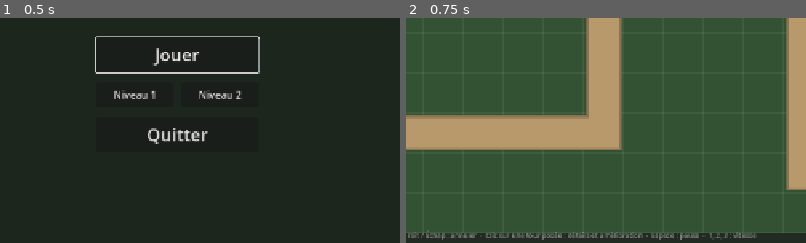
Above: before the commit, frames 1-2 (left to right).
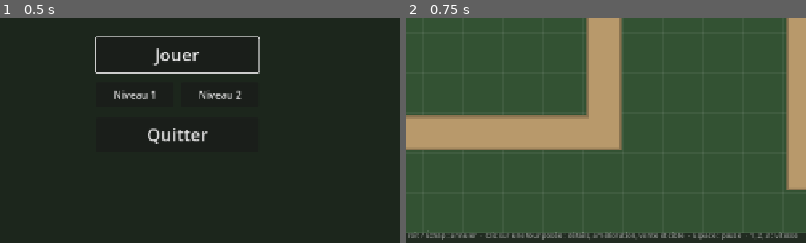
Above: after the commit, the same moments.

Repository: sam-fishermonger/TowerTS
Game: Godot game, scene res://scenes/ui/title_screen.tscn
Two runs of this game, one before a commit and one after it. Both use one fixed random seed, a clock stepped at 60 frames per second and the inputs below.
Inputs:
- Up to frame 1 (0.5 s): no input
- Up to frame 2 (0.75 s): click "Jouer" at 0.5 s
The pictures show only the part of the screen within x 28-78%, y 50-100%; the shares and areas given below are measured in that part.

Frame 1 is identical in both runs. In frame 2, 0.7% of the frame differs, in the area x 45-98%, y 95-99%.

Commit message:
Vendre les tours et choisir leur cible
La fiche d'une tour posée propose Vendre (70 % du prix payé, améliorations
comprises) et un bouton Cible : Premier, Dernier, Le plus fort ou Le plus proche.

Co-Authored-By: Claude Opus 5.5 (1M context) <noreply@anthropic.com>
Claude-Session: https://claude.ai/code/session_01LCUkbj6wNwvmsja1cRfizV

Diff:
--- a/scenes/ui/hud.tscn
+++ b/scenes/ui/hud.tscn
@@ -90,7 +90,7 @@
 grow_vertical = 0
 theme_override_colors/font_color = Color(1, 1, 1, 0.5)
 theme_override_font_sizes/font_size = 11
-text = "Clic gauche : poser la tour  ·  Maj + clic : en poser plusieurs  ·  Clic droit / Échap : annuler  ·  Clic sur une tour posée : détails et amélioration  ·  Espace : pause  ·  1, 2, 3 : vitesse"
+text = "Clic gauche : poser la tour  ·  Maj + clic : en poser plusieurs  ·  Clic droit / Échap : annuler  ·  Clic sur une tour posée : détails, amélioration, vente et cible  ·  Espace : pause  ·  1, 2, 3 : vitesse"
 
 [node name="SpeedBar" type="PanelContainer" parent="."]
 anchors_preset = 3
--- a/scenes/ui/tower_info_panel.tscn
+++ b/scenes/ui/tower_info_panel.tscn
@@ -85,9 +85,33 @@
 layout_mode = 2
 text = "Prix : 0 or"
 
-[node name="UpgradeButton" type="Button" parent="Margin/Column"]
+[node name="TargetButton" type="Button" parent="Margin/Column"]
+unique_name_in_owner = true
+custom_minimum_size = Vector2(0, 32)
+layout_mode = 2
+focus_mode = 0
+tooltip_text = "Changer l'ennemi visé en priorité"
+text = "Cible : Premier"
+
+[node name="Actions" type="HBoxContainer" parent="Margin/Column"]
+unique_name_in_owner = true
+layout_mode = 2
+theme_override_constants/separation = 8
+
+[node name="UpgradeButton" type="Button" parent="Margin/Column/Actions"]
 unique_name_in_owner = true
 custom_minimum_size = Vector2(0, 38)
 layout_mode = 2
+size_flags_horizontal = 3
+size_flags_stretch_ratio = 1.6
 focus_mode = 0
 text = "Améliorer"
+
+[node name="SellButton" type="Button" parent="Margin/Column/Actions"]
+unique_name_in_owner = true
+custom_minimum_size = Vector2(0, 38)
+layout_mode = 2
+size_flags_horizontal = 3
+focus_mode = 0
+tooltip_text = "Revendre la tour"
+text = "Vendre"
--- a/scripts/levels/level.gd
+++ b/scripts/levels/level.gd
@@ -57,6 +57,7 @@
 	hud.tower_selected.connect(select_tower)
 	hud.next_wave_requested.connect(start_next_wave)
 	hud.upgrade_requested.connect(upgrade_tower)
+	hud.sell_requested.connect(sell_tower)
 	hud.tower_details_closed.connect(inspect_tower.bind(null))
 	hud.restart_requested.connect(_on_restart_requested)
 	hud.next_level_requested.connect(_on_next_level_requested)
@@ -97,6 +98,7 @@
 	tower.projectile_container = projectiles
 	towers.add_child(tower)
 	tower.global_position = map.cell_to_world(cell)
+	tower.cell = cell
 	map.occupy(cell, tower)
 	gold -= data.cost
 	return tower
@@ -113,6 +115,21 @@
 		return false
 	gold -= tower.get_upgrade_cost()
 	return tower.upgrade()
+
+
+## Vend la tour : elle quitte la carte et rend une partie de son prix.
+## Renvoie l'or rendu (0 si la vente est impossible).
+func sell_tower(tower: Tower) -> int:
+	if not is_instance_valid(tower) or not tower.is_alive or is_over:
+		return 0
+	var value := tower.get_sell_value()
+	if placer.inspected_tower == tower:
+		inspect_tower(null)
+	map.release(tower.cell)
+	_show_floating_text("+%d" % value, GOLD_TEXT_COLOR, tower.global_position, 16)
+	tower.despawn()
+	gold += value
+	return value
 
 
 ## Ouvre la fiche d'une tour posée (null = la fermer).
--- a/scripts/towers/pulse_tower.gd
+++ b/scripts/towers/pulse_tower.gd
@@ -13,6 +13,10 @@
 	if _pulse_time_left > 0.0:
 		_pulse_time_left = maxf(_pulse_time_left - delta, 0.0)
 		queue_redraw()
+
+
+func uses_target_mode() -> bool:
+	return false
 
 
 func _attack(_enemy: Enemy) -> void:
--- a/scripts/towers/tower.gd
+++ b/scripts/towers/tower.gd
@@ -6,6 +6,12 @@
 ## avec les améliorations achetées appliquées.
 
 const SIZE := 44.0
+## Part de ce que la tour a coûté (pose et améliorations) rendue à la vente.
+const SELL_RATIO := 0.7
+
+## Ennemi visé en priorité parmi ceux à portée.
+enum TargetMode { FIRST, LAST, STRONGEST, CLOSEST }
+const TARGET_MODE_NAMES: Array[String] = ["Premier", "Dernier", "Le plus fort", "Le plus proche"]
 
 ## Émis quand la tour monte de niveau.
 signal upgraded(tower: Tower)
@@ -15,6 +21,9 @@
 var level := 1
 ## Statistiques effectives au niveau actuel.
 var stats: TowerData
+## Case de la carte occupée par la tour.
+var cell := Vector2i.ZERO
+var target_mode := TargetMode.FIRST
 
 ## Nœud qui reçoit ce que la tour crée en jeu (projectiles, effets). Par défaut, son parent.
 var projectile_container: Node
@@ -58,6 +67,35 @@
 	return data.get_upgrade_cost(level)
 
 
+## Total payé pour la tour : sa pose et les améliorations achetées.
+func get_total_cost() -> int:
+	var total := data.cost
+	for i in level - 1:
+		total += data.get_upgrade_cost(i + 1)
+	return total
+
+
+## Or rendu si la tour est vendue.
+func get_sell_value() -> int:
+	return roundi(get_total_cost() * SELL_RATIO)
+
+
+## false pour les tours qui frappent tout ce qui est à portée (le choix de cible ne sert à rien).
+func uses_target_mode() -> bool:
+	return true
+
+
+func set_target_mode(mode: TargetMode) -> void:
+	target_mode = mode
+	# La nouvelle règle s'applique tout de suite, sans attendre la fin de la cible actuelle.
+	_target = null
+
+
+## Passe à la règle de ciblage suivante (dans l'ordre de TargetMode).
+func cycle_target_mode() -> void:
+	set_target_mode(((target_mode + 1) % TargetMode.size()) as TargetMode)
+
+
 ## Passe au niveau suivant (sans payer : c'est le rôle du niveau de jeu).
 ## Renvoie false si la tour est déjà au niveau maximal.
 func upgrade() -> bool:
@@ -70,13 +108,31 @@
 	return true
 
 
-## Ennemi à portée le plus proche de la base, ou null.
+## Ennemi à portée qui correspond le mieux à la règle de ciblage, ou null.
+## La cible est gardée tant qu'elle reste à portée.
 func find_target() -> Enemy:
 	var best: Enemy = null
+	var best_score := -INF
 	for enemy in Enemy.get_alive_in_radius(get_tree(), global_position, stats.attack_range):
-		if best == null or enemy.distance_to_end() < best.distance_to_end():
+		var score := _target_score(enemy)
+		if score > best_score:
 			best = enemy
+			best_score = score
 	return best
+
+
+## Plus le score est grand, plus l'ennemi est prioritaire.
+func _target_score(enemy: Enemy) -> float:
+	match target_mode:
+		TargetMode.LAST:
+			return enemy.distance_to_end()
+		TargetMode.STRONGEST:
+			# À vie égale, le plus avancé d'abord.
+			return enemy.health.health * 100000.0 - enemy.distance_to_end()
+		TargetMode.CLOSEST:
+			return -global_position.distance_squared_to(enemy.global_position)
+		_:
+			return -enemy.distance_to_end()
 
 
 ## Attaque la cible. À redéfinir dans les sous-classes.
--- a/scripts/ui/hud.gd
+++ b/scripts/ui/hud.gd
@@ -10,6 +10,8 @@
 signal menu_requested
 ## Émis quand le joueur demande l'amélioration de la tour affichée en détail.
 signal upgrade_requested(tower: Tower)
+## Émis quand le joueur demande la vente de la tour affichée en détail.
+signal sell_requested(tower: Tower)
 ## Émis quand le joueur ferme la fiche de la tour posée.
 signal tower_details_closed
 ## Émis quand le joueur met le jeu en pause ou le relance (bouton ou Espace).
@@ -56,6 +58,7 @@
 	%NextLevelButton.pressed.connect(next_level_requested.emit)
 	%MenuButton.pressed.connect(menu_requested.emit)
 	tower_details.upgrade_requested.connect(upgrade_requested.emit)
+	tower_details.sell_requested.connect(sell_requested.emit)
 	tower_details.close_requested.connect(tower_details_closed.emit)
 	pause_button.pressed.connect(pause_toggled.emit)
 	lives_label.add_theme_color_override("font_color", LIVES_COLOR)
--- a/scripts/ui/tower_info_panel.gd
+++ b/scripts/ui/tower_info_panel.gd
@@ -3,9 +3,10 @@
 ## Fiche détaillée d'une tour. Deux usages :
 ## - aperçu d'un type de tour (survol de la barre d'achat) : statistiques et prix ;
 ## - tour posée sur la carte : niveau, gains de la prochaine amélioration,
-##   bouton Améliorer et bouton de fermeture.
+##   choix de la cible, boutons Améliorer, Vendre et fermeture.
 
 signal upgrade_requested(tower: Tower)
+signal sell_requested(tower: Tower)
 signal close_requested
 
 ## Écart entre la fiche et ce qu'elle décrit, et marge avec les bords de l'écran.
@@ -34,7 +35,10 @@
 @onready var description_label: Label = %DescriptionLabel
 @onready var stats_grid: GridContainer = %StatsGrid
 @onready var footer_label: Label = %FooterLabel
+@onready var target_button: Button = %TargetButton
+@onready var actions: HBoxContainer = %Actions
 @onready var upgrade_button: Button = %UpgradeButton
+@onready var sell_button: Button = %SellButton
 
 
 func _ready() -> void:
@@ -43,6 +47,8 @@
 	add_theme_stylebox_override("panel", get_theme_stylebox("panel").duplicate())
 	close_button.pressed.connect(close_requested.emit)
 	upgrade_button.pressed.connect(func() -> void: upgrade_requested.emit(tower))
+	sell_button.pressed.connect(func() -> void: sell_requested.emit(tower))
+	target_button.pressed.connect(_on_target_button_pressed)
 	resized.connect(_reposition)
 
 
@@ -90,6 +96,11 @@
 
 
 func _on_tower_upgraded(_tower: Tower) -> void:
+	_refresh()
+
+
+func _on_target_button_pressed() -> void:
+	tower.cycle_target_mode()
 	_refresh()
 
 
@@ -119,8 +130,11 @@
 		level_label.text = "Niv. %d / %d" % [level, data.get_max_level()]
 		level_label.visible = true
 		footer_label.visible = false
-		upgrade_button.visible = true
+		actions.visible = true
 		_refresh_upgrade_button()
+		sell_button.text = "Vendre  ·  %d or" % tower.get_sell_value()
+		target_button.visible = tower.uses_target_mode()
+		target_button.text = "Cible : %s" % Tower.TARGET_MODE_NAMES[tower.target_mode]
 	else:
 		level_label.visible = false
 		var footer := "Prix : %d or" % data.cost
@@ -130,7 +144,8 @@
 		footer_label.add_theme_color_override("font_color",
 			PRICE_COLOR if _gold >= data.cost else TOO_EXPENSIVE_COLOR)
 		footer_label.visible = true
-		upgrade_button.visible = false
+		actions.visible = false
+		target_button.visible = false
 
 	visible = true
 	# La taille dépend du contenu : on la recalcule (aussi à l'image suivante, une fois
--- a/tests/run_tests.gd
+++ b/tests/run_tests.gd
@@ -34,6 +34,8 @@
 	await _test_tower_upgrade_stats()
 	await _test_tower_upgrade_in_level()
 	await _test_tower_info_panels()
+	await _test_sell_tower()
+	await _test_target_modes()
 	await _test_level_02_map()
 	await _test_level_02_uses_both_paths()
 	await _test_enemy_slow_and_armor()
@@ -264,7 +266,8 @@
 	var shop := hud.shop_info
 	_check(shop.visible and shop.name_label.text == "Canon", "survol d'un bouton d'achat : fiche de la tour")
 	_check(shop.footer_label.text.begins_with("Prix : 50 or"), "la fiche indique le prix")
-	_check(not shop.upgrade_button.visible and not shop.close_button.visible, "pas de boutons sur l'aperçu")
+	_check(not shop.upgrade_button.is_visible_in_tree() and not shop.sell_button.is_visible_in_tree() \
+		and not shop.target_button.visible and not shop.close_button.visible, "pas de boutons sur l'aperçu")
 	_check(shop.stats_grid.get_child_count() == 4 * 3, "4 statistiques pour le canon")
 	_check(shop.position.y >= button.get_global_rect().end.y, "la fiche s'ouvre sous le bouton")
 	button.mouse_exited.emit()
@@ -312,6 +315,65 @@
 	await _click(level, tower.global_position)
 	level.select_tower(GATLING)
 	_check(not details.visible, "choisir une tour à poser ferme la fiche")
+	await _free(level)
+
+
+func _test_sell_tower() -> void:
+	print("Vente des tours")
+	var level := await _spawn_level(LEVEL_01)
+	level.gold = 1000
+	var cell := Vector2i(2, 4)
+	var tower := level.place_tower(cell, CANNON)
+	_check(tower.get_sell_value() == 35, "une tour neuve se revend 70 %% de son prix (35 or)")
+	level.upgrade_tower(tower)
+	_check(tower.get_total_cost() == 90 and tower.get_sell_value() == 63, "les améliorations comptent dans la revente")
+	await _click(level, tower.global_position)
+	var details := level.hud.tower_details
+	_check(details.sell_button.visible and details.sell_button.text.ends_with("63 or"), "le bouton Vendre indique le prix")
+	var gold_before := level.gold
+	details.sell_button.pressed.emit()
+	_check(level.gold == gold_before + 63, "la vente rend l'or")
+	_check(not tower.is_alive and level.map.get_occupant(cell) == null, "la tour quitte la carte")
+	_check(not details.visible and level.placer.inspected_tower == null, "la fiche se ferme")
+	_check(level.map.is_cell_buildable(cell), "la case est de nouveau libre")
+	_check(level.sell_tower(tower) == 0 and level.gold == gold_before + 63, "une tour ne se vend qu'une fois")
+	await process_frame
+	_check(level.place_tower(cell, GATLING) != null, "on peut reconstruire sur la case")
+	await _free(level)
+
+
+func _test_target_modes() -> void:
+	print("Choix de la cible")
+	var level := await _spawn_level(LEVEL_01)
+	level.gold = 1000
+	var tower := level.place_tower(Vector2i(2, 4), SNIPER)
+	var tough: EnemyData = SLIME.duplicate()
+	tough.max_health = 500.0
+	# Trois ennemis immobiles à portée : en tête, en queue, et le plus résistant au milieu.
+	var ahead := _add_still_enemy(level, SLIME, 0, 260.0)
+	var strong := _add_still_enemy(level, tough, 0, 200.0)
+	var behind := _add_still_enemy(level, SLIME, 0, 120.0)
+	_check(tower.target_mode == Tower.TargetMode.FIRST and tower.find_target() == ahead,
+		"par défaut, la tour vise l'ennemi le plus avancé")
+	tower.set_target_mode(Tower.TargetMode.LAST)
+	_check(tower.find_target() == behind, "Dernier : l'ennemi le moins avancé")
+	tower.set_target_mode(Tower.TargetMode.STRONGEST)
+	_check(tower.find_target() == strong, "Le plus fort : l'ennemi qui a le plus de vie")
+	tower.set_target_mode(Tower.TargetMode.CLOSEST)
+	var closest: Enemy = [ahead, strong, behind].reduce(func(a: Enemy, b: Enemy) -> Enemy:
+		return a if tower.global_position.distance_to(a.global_position) <= tower.global_position.distance_to(b.global_position) else b)
+	_check(tower.find_target() == closest, "Le plus proche : l'ennemi le plus près de la tour")
+
+	await _click(level, tower.global_position)
+	var details := level.hud.tower_details
+	_check(details.target_button.visible and details.target_button.text == "Cible : Le plus proche",
+		"la fiche affiche la règle de ciblage")
+	details.target_button.pressed.emit()
+	_check(tower.target_mode == Tower.TargetMode.FIRST and details.target_button.text == "Cible : Premier",
+		"le bouton passe à la règle suivante")
+	var frost := level.place_tower(Vector2i(2, 5), FROST)
+	await _click(level, frost.global_position)
+	_check(not details.target_button.visible, "pas de choix de cible pour le Givre, qui frappe tout autour de lui")
 	await _free(level)
 
 
Not shown, changed: README.md
